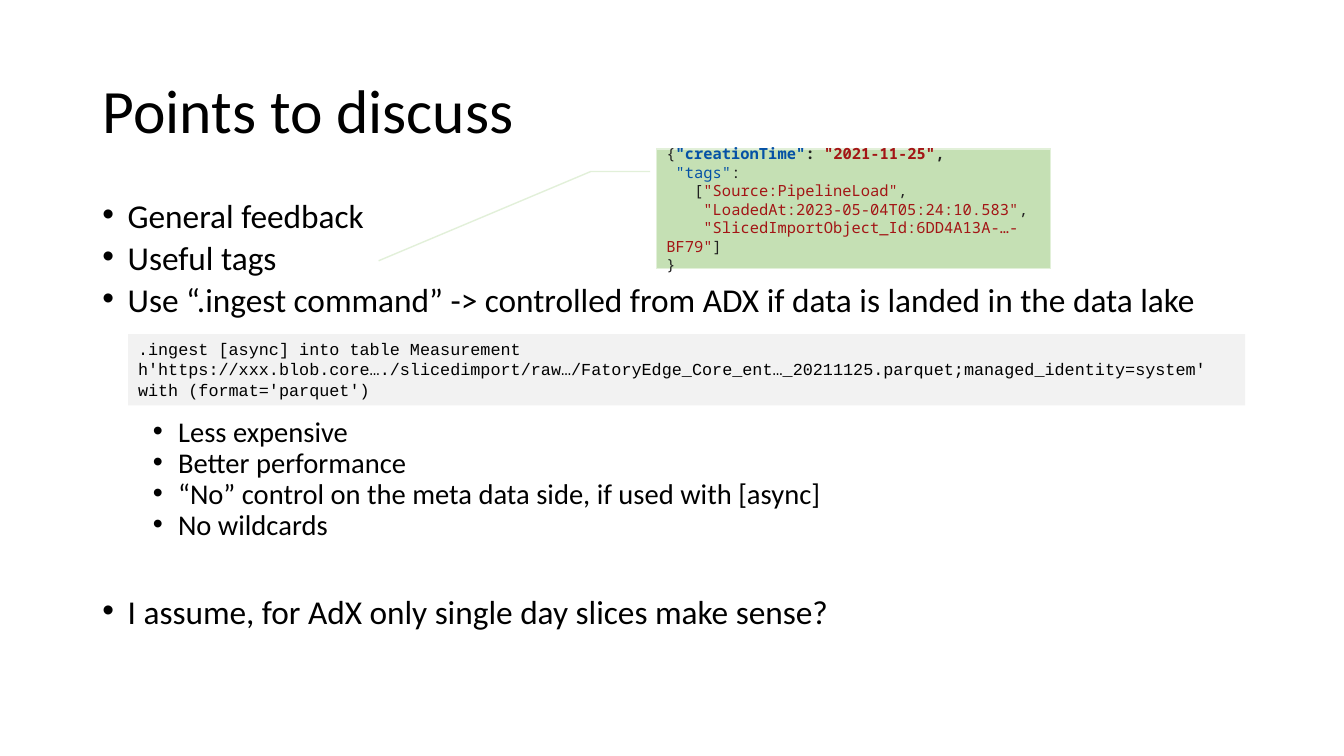
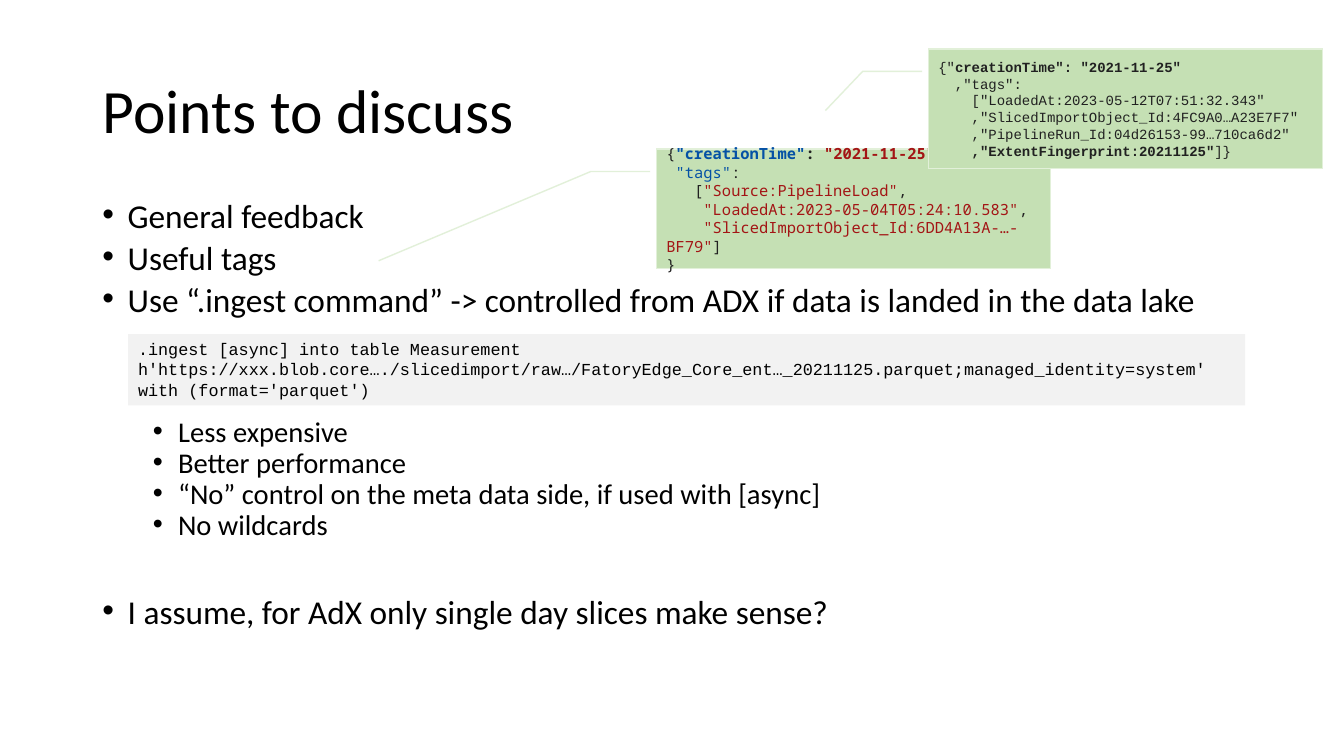
Before and after one commit to meinradweiss/SwissArmyKnife, a slide deck: slide 16 of docs/ADF_SynapsePipelines/PPT/SlicedDataMigrationToolbox.pptx. Drawn at 1344x756 pixels with LibreOffice and Linux fonts; fonts in the diff are those of the drawing. Boxes give left, top, right and bottom in pixels: in the first picture for what was removed or moved away, otherwise in the second. Text is boxed around its words. In the diff, an @@ line names an element or a change of style, - is before the commit and + after.

Commit message:
Link between Extents and Pipeline run id added.

```diff
--- a/docs/ADF_SynapsePipelines/PPT/SlicedDataMigrationToolbox.pptx
+++ b/docs/ADF_SynapsePipelines/PPT/SlicedDataMigrationToolbox.pptx
@@ border callout added at box(929, 49, 1323, 169), fill #C5E0B4, outline #E2F0D9 1 pt, 10 pt, text #212121 @@
+{"creationTime": "2021-11-25"
+,"tags":
+["LoadedAt:2023-05-12T07:51:32.343"
+,"SlicedImportObject_Id:4FC9A0…A23E7F7"
+,"PipelineRun_Id:04d26153-99…710ca6d2"
+,"ExtentFingerprint:20211125"]}
```
Also in this commit, not shown: 3 other slides changed, 3 other files.
